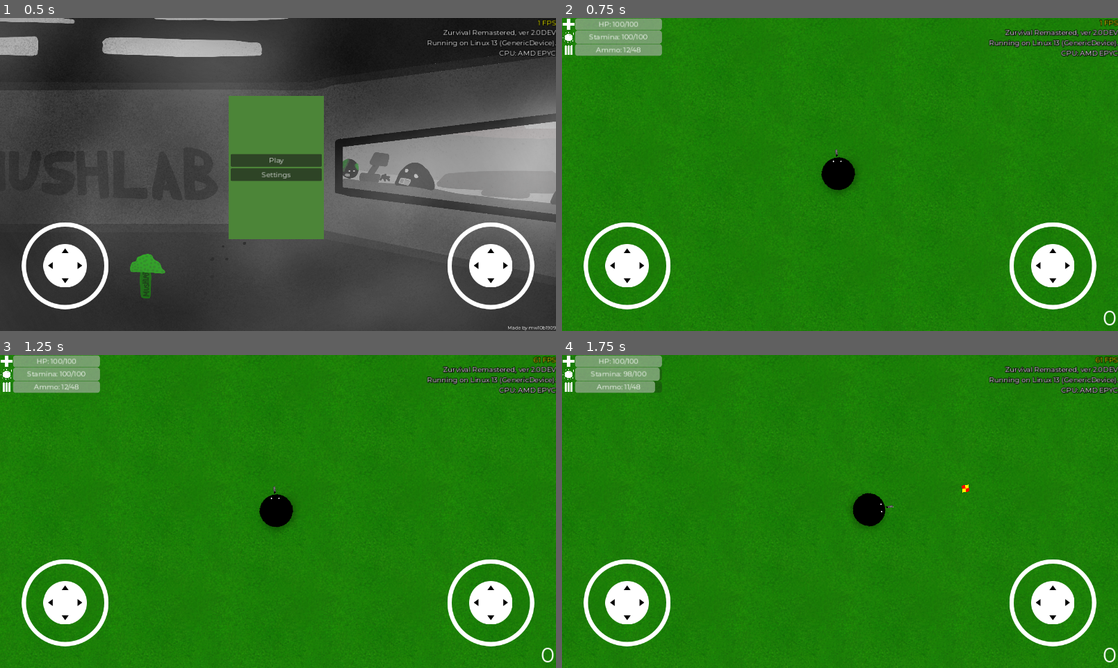
Above: before the commit, frames 1-4 (two rows, left to right).
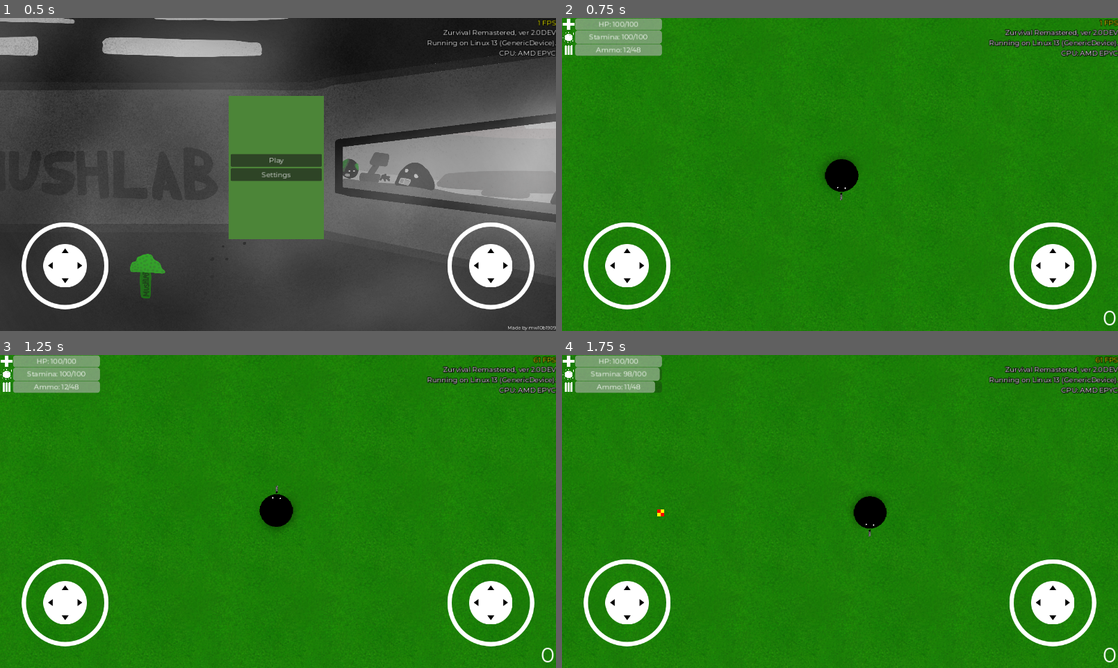
Above: after the commit, the same moments.

Repository: klodskateam/zurvival-remastered
Game: Godot game, scene res://menu.tscn
Same seed, same stepped clock (60 frames per second), same inputs: the game is played once before the commit and once after it.
Inputs (mouse positions are in pixels of both pictures, inside the frame that each line leads up to):
- Up to frame 1 (0.5 s): no input
- Up to frame 2 (0.75 s): click "Play" at 0.5 s
- Up to frame 3 (1.25 s): no input
- Up to frame 4 (1.75 s): move the mouse to (962, 495) at 1.27 s; hold D (right) from 1.28 s (still down); hold Shift (run) from 1.28 s (still down); click (962, 495) at 1.42 s

Frame 1 is identical in both runs. In frame 2, 0.2% of the frame differs, in the area x 46-54%, y 42-59%; in frame 3, less than 0.1%; in frame 4, 0.2%, in the area x 17-74%, y 41-58%.
Error in both runs: Invalid type in function 'set_locale' in base 'TranslationServer'. Cannot convert argument 1 from Nil to String. (res://global.gd:21)

Commit message:
Last Sync: 2025-02-12 13:58:44 (Mobile)

Diff:
--- a/global.gd
+++ b/global.gd
@@ -2,7 +2,7 @@
 
 var VERSION = ProjectSettings.get_setting("application/config/version")
 var FULLSCREEN = false
-var FORCEMOBILECONTROL = false
+var FORCEMOBILECONTROL = true
 
 const SAVE_PATH = "user://save.cfg"
 var CONFIG = ConfigFile.new()
